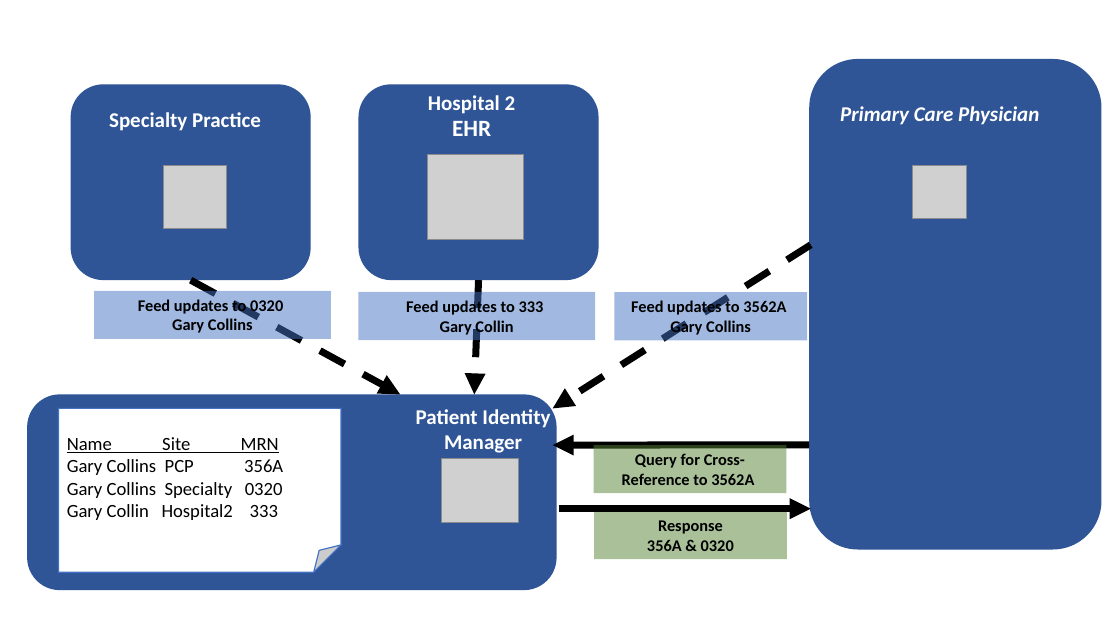
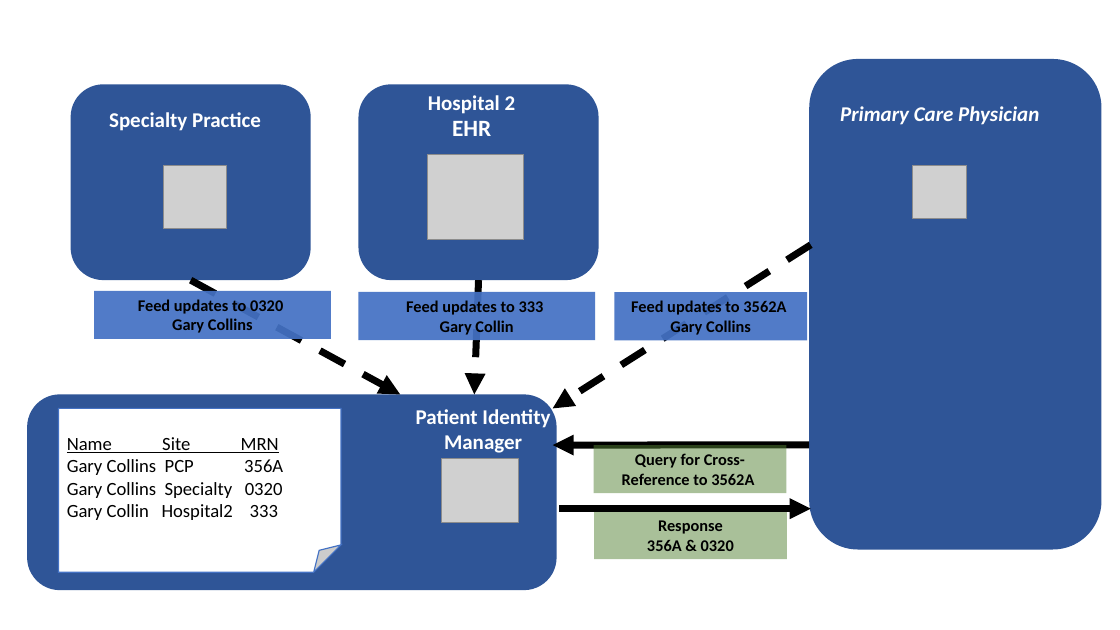
Before and after one commit to IHE/HIE-Whitepaper, a slide deck: slide 1 of images/PatientManager.pptx. Drawn at 1120x630 pixels with LibreOffice and Linux fonts; fonts in the diff are those of the drawing; grey boxes stand for pictures. Boxes give left, top, right and bottom in pixels: in the first picture for what was removed or moved away, otherwise in the second. Text is boxed around its words. In the diff, an @@ line names an element or a change of style, - is before the commit and + after.

```diff
--- a/images/PatientManager.pptx
+++ b/images/PatientManager.pptx
@@ fill #4472C4 at 50% opacity to #4472C4 at 93% opacity in 3 elements at (x1=614, y1=292, x2=807, y2=340), (x1=94, y1=291, x2=331, y2=339), (x1=359, y1=292, x2=596, y2=340) @@
```
Also in this commit, not shown: 2 other files.
